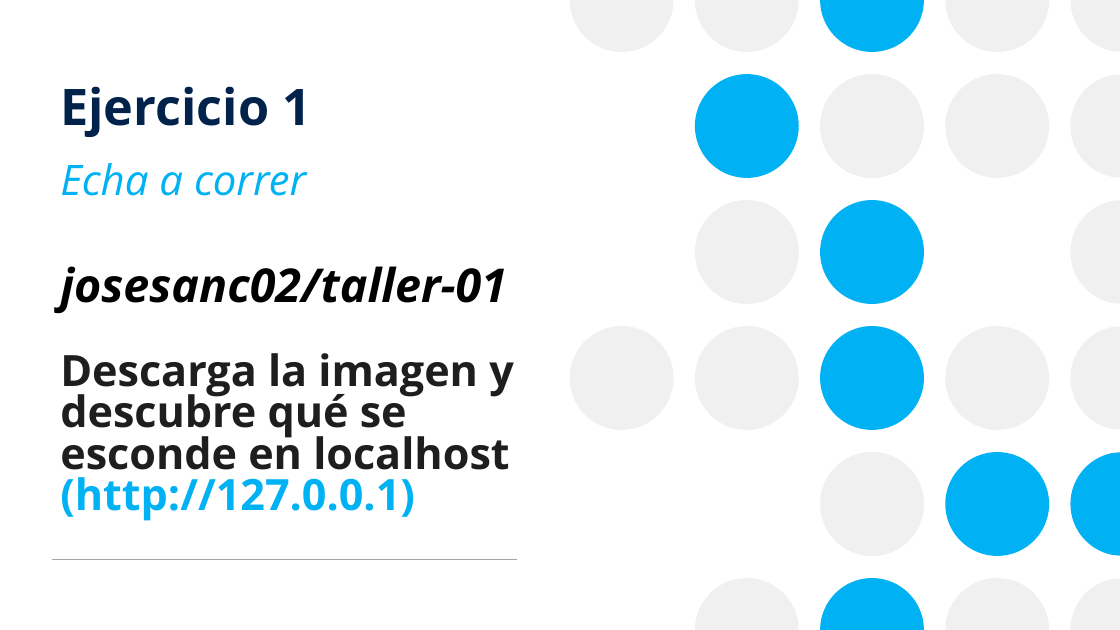
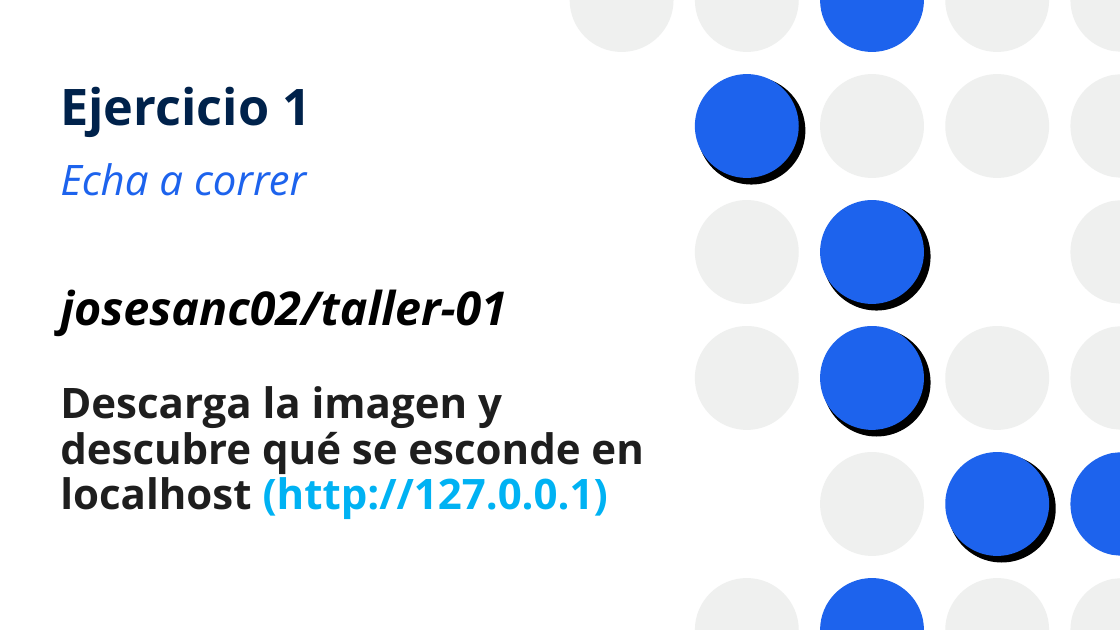
Before and after one commit to josanri/docker-workshop, a slide deck: slide 29 of Introducción a Docker.pptx (slide 28 before the commit). Drawn at 1120x630 pixels with LibreOffice and Linux fonts; fonts in the diff are those of the drawing. Boxes give left, top, right and bottom in pixels: in the first picture for what was removed or moved away, otherwise in the second. Text is boxed around its words. In the diff, an @@ line names an element or a change of style, - is before the commit and + after.

Commit message:
Updated design of presentation

```diff
--- a/Introducción a Docker.pptx
+++ b/Introducción a Docker.pptx
@@ subtitle "Echa a correr" at (x1=60, y1=163, x2=306, y2=196): text colour #00B2F3 to #1D63ED @@
@@ text "josesanc02/taller-01" moved from (x1=60, y1=266, x2=507, y2=313) to (x1=60, y1=289, x2=507, y2=336) @@
@@ ellipse removed at (x1=570, y1=326, x2=674, y2=430) @@
@@ text "Descarga la imagen y descubre ..." moved from (x1=60, y1=353, x2=514, y2=521) to (x1=60, y1=386, x2=643, y2=519) @@
@@ text "Descarga la imagen y descubre ..." at (x1=60, y1=386, x2=643, y2=519): size 37 to 36 pt; line spacing 0.8 to 0.9 @@
@@ fill #00B2F3 to #1D63ED; shadow on in 4 elements at (x1=695, y1=74, x2=799, y2=178), (x1=820, y1=326, x2=924, y2=430), (x1=820, y1=200, x2=924, y2=304), (x1=945, y1=452, x2=1049, y2=556) @@
@@ fill #00B2F3 to #1D63ED in 3 elements at (x1=820, y1=578, x2=924, y2=630), (x1=820, y1=0, x2=924, y2=52), (x1=1070, y1=452, x2=1120, y2=555) @@
@@ line removed from (52, 560) to (518, 560) @@
```
Also in this commit, not shown: 74 other slides changed, 9 slides added, 8 slides removed, 1 other file.
